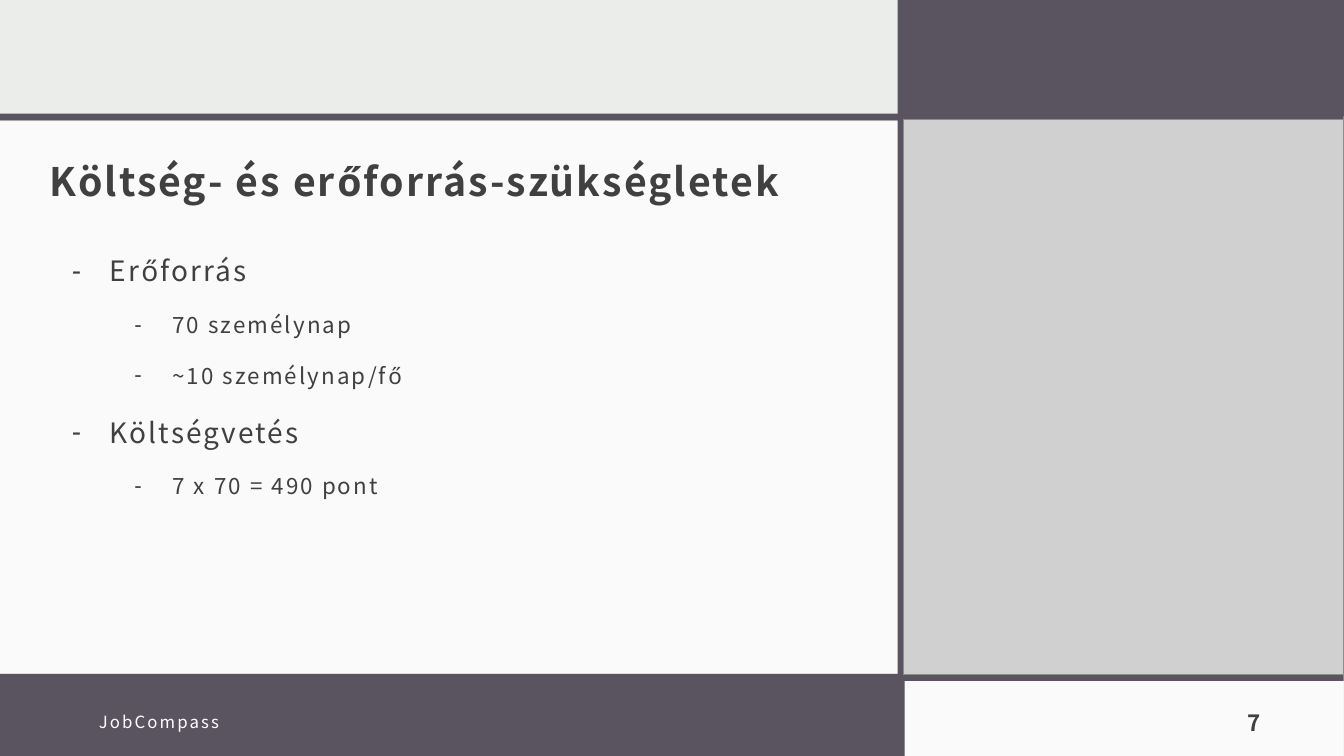
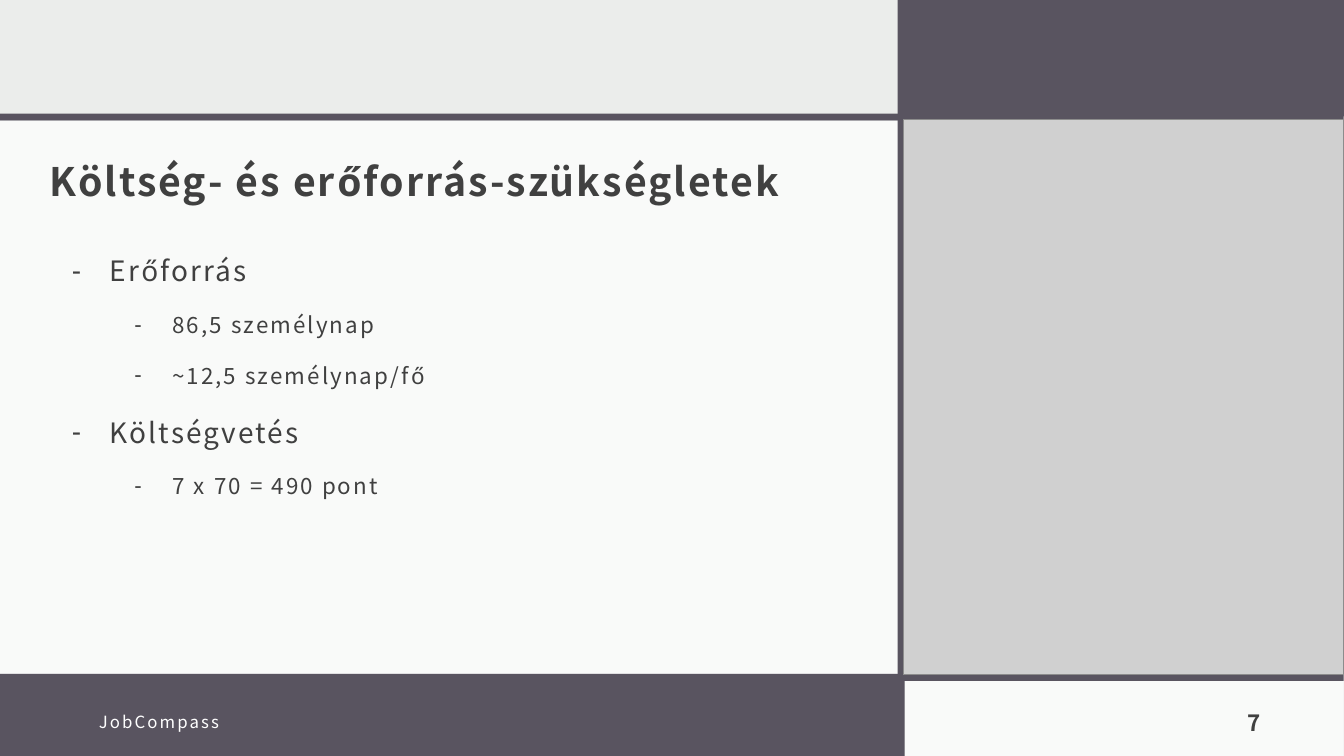
Before and after one commit to zsiza/JobCompass, a slide deck: slide 7 of M1/JobCompassM1.pptx. Drawn at 1344x756 pixels with LibreOffice and Linux fonts; fonts in the diff are those of the drawing; grey boxes stand for pictures. Boxes give left, top, right and bottom in pixels: in the first picture for what was removed or moved away, otherwise in the second. Text is boxed around its words. In the diff, an @@ line names an element or a change of style, - is before the commit and + after.

```diff
--- a/M1/JobCompassM1.pptx
+++ b/M1/JobCompassM1.pptx
@@ text at box(172, 313, 425, 389): text changed @@
-  – 70 személynap
-  – ~10 személynap/fő
+  – 86,5 személynap
+  – ~12,5 személynap/fő
```
Also in this commit, not shown: 3 other slides changed, 2 other files.
